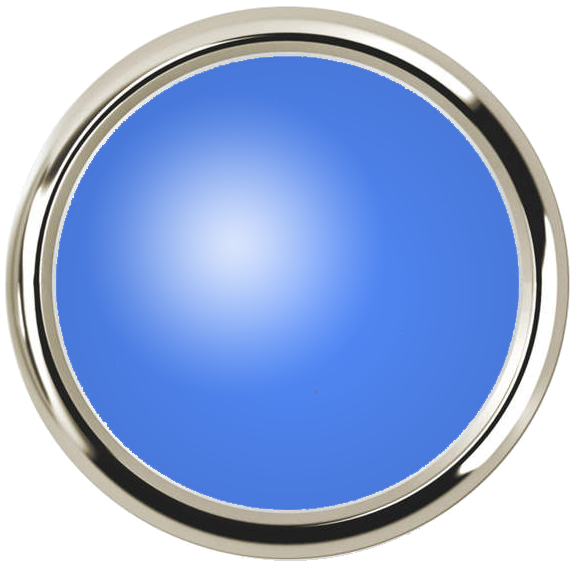
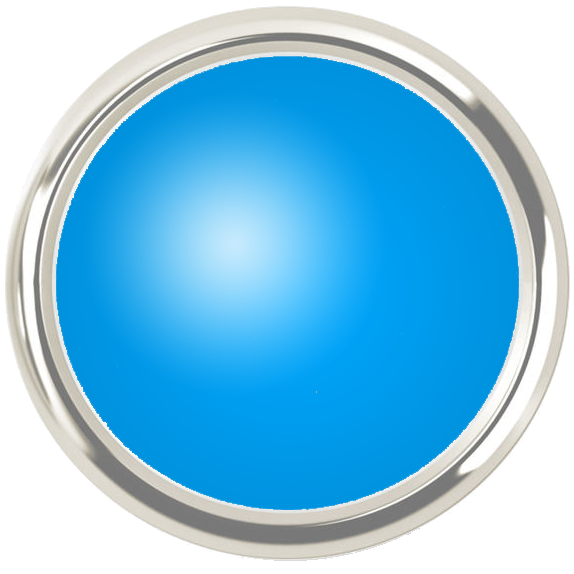
The second 574 × 574 image is a revision of the first. Changes to its layers:
painted on "Disc" over [5, 6, 570, 560]
painted on "Blue" over [54, 49, 521, 516]
